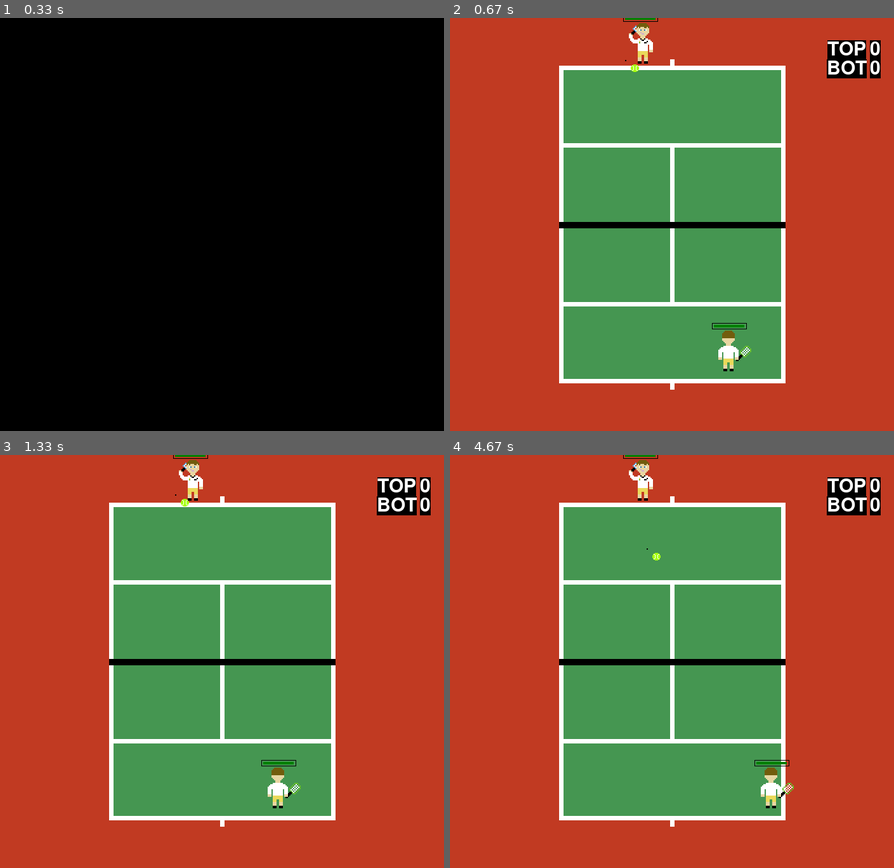
Above: before the commit, frames 1-4 (two rows, left to right).
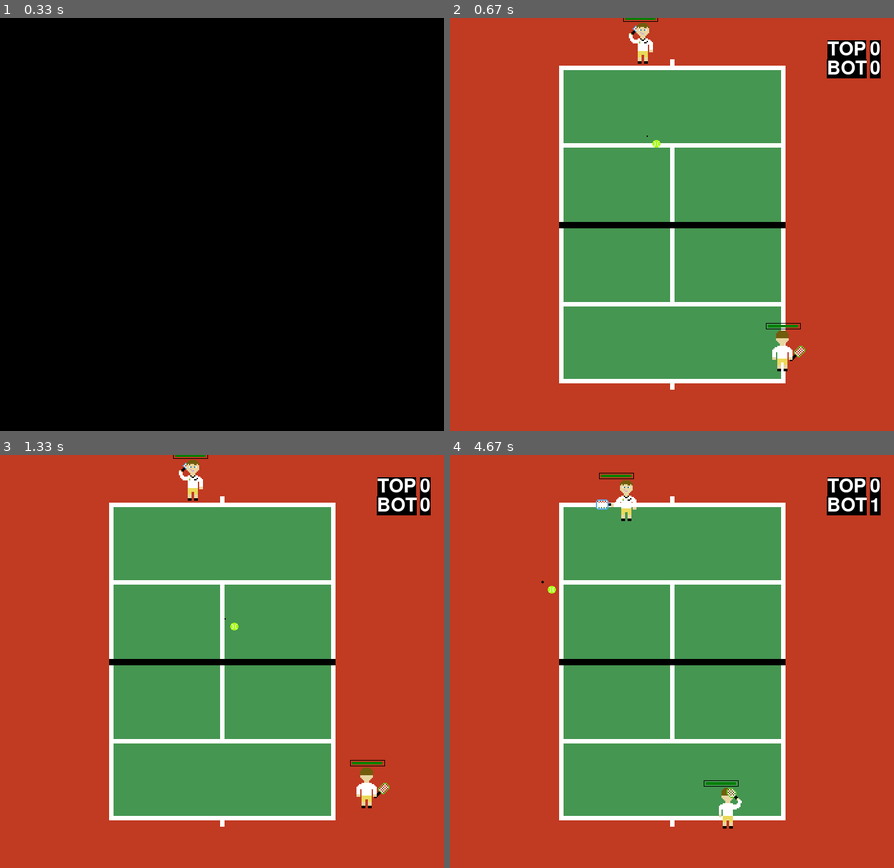
Above: after the commit, the same moments.

Repository: rafaelmcandeias/AASMA
Game: pygame game, started from Tennis_Game/tennis.py
Two runs of this game, one before a commit and one after it. Both use one fixed random seed, a clock stepped at 60 frames per second and the inputs below.
Inputs:
- Up to frame 1 (0.33 s): no input
- Up to frame 2 (0.67 s): tap Right Shift at 0.33 s
- Up to frame 3 (1.33 s): hold Esc 0.67-1.13 s
- Up to frame 4 (4.67 s): no input

Frame 1 is identical in both runs. In frame 2, 0.8% of the frame differs, in the area x 39-80%, y 10-86%; in frame 3, 0.8%; in frame 4, 1.5%, in the area x 20-97%, y 0-91%.

Commit message:
stamina bar, merge, shadow porreira, file agents with several agents

Diff:
--- a/Tennis_Game/lib.py
+++ b/Tennis_Game/lib.py
@@ -291,7 +291,6 @@
                     carryOn = False
 
         print("-----------------------------------")
-        sleep(0.2)
 
     return top_player_score, bottom_player_score
 
